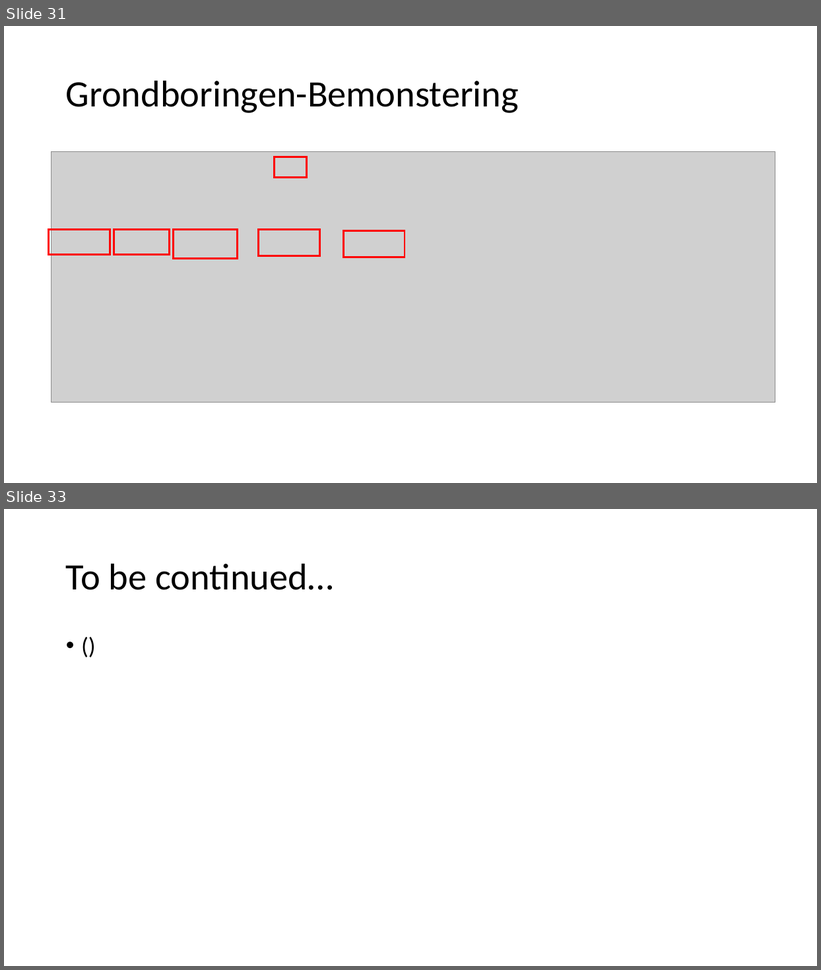
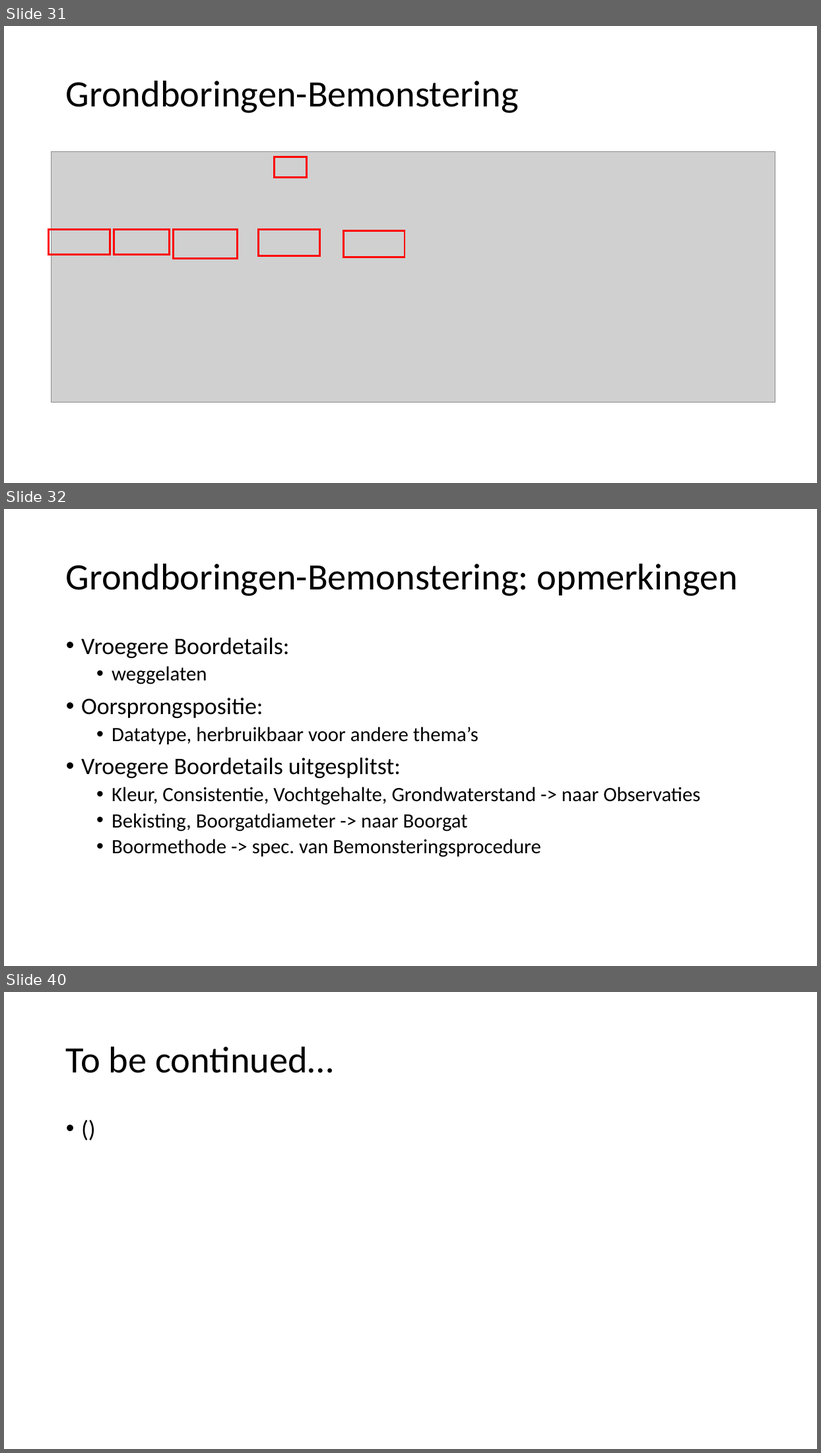
Before and after one commit to Informatievlaanderen/OSLOthema-bodemEnOndergrond, a slide deck: resources/consolidatie/WerkgroepConsolidatie20210531.pptx. Shown one above the other, each under a label of ours: slides 31 and 33 before the commit, slides 31, 32 and 40 after it; the slides between them are not shown. The pictures are 821x970 and 821x1453 pixels, drawn with LibreOffice and Linux fonts; fonts in the diff are those of the drawing; grey boxes stand for pictures. Boxes give left, top, right and bottom in pixels: in the first picture for what was removed or moved away, otherwise in the second. Text is boxed around its words. In the diff, an @@ line names an element or a change of style, - is before the commit and + after.

```diff
--- a/resources/consolidatie/WerkgroepConsolidatie20210531.pptx
+++ b/resources/consolidatie/WerkgroepConsolidatie20210531.pptx
@@ slide 32 added at [4, 509, 817, 966], background #FFFFFF @@
@@ title added at [66, 563, 738, 596], 44 pt, text #000000 @@
+Grondboringen-Bemonstering: opmerkingen
@@ text added at [81, 638, 700, 857], 24 pt, text #000000 @@
+• Vroegere Boordetails:
+  • weggelaten
+• Oorsprongspositie:
+  • Datatype, herbruikbaar voor andere thema’s
+• Vroegere Boordetails uitgesplitst:
+  • Kleur, Consistentie, Vochtgehalte, Grondwaterstand -> naar Observaties
+  • Bekisting, Boorgatdiameter -> naar Boorgat
+  • Boormethode -> spec. van Bemonsteringsprocedure
@@ what was slide 33 is now slide 40 @@
```
Also in this commit, not shown: 9 slides changed, 8 other slides added, 2 slides removed.
